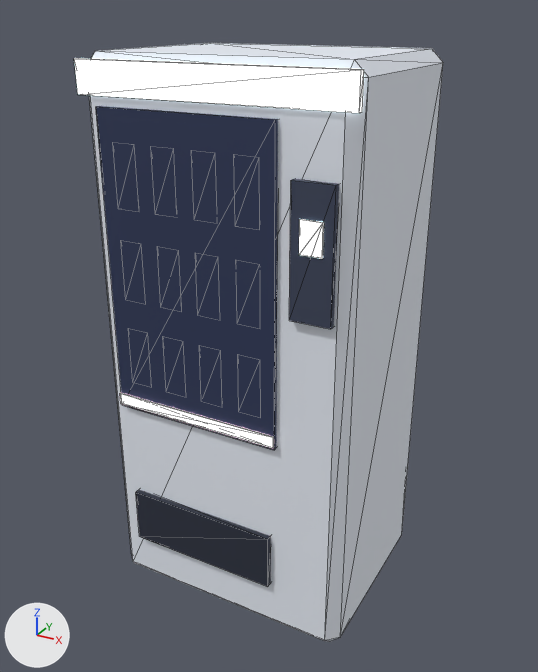
A saved change to the glTF model foxspy/models/kit-tokyo-decor-3.glb.
Rendered twice from a 50 mm lens placed at (1.17, -1.52, 2.01), pointed at (0.05, 0.52, 1.0). The lights are fixed; the arrows at lower left show +X, +Y and +Z. The picture after the commit comes second. Mesh edges are drawn as thin lines. Vertices at exactly the same position are counted once.

Objects in the first picture: 'kit-tokyo-decor-3'.
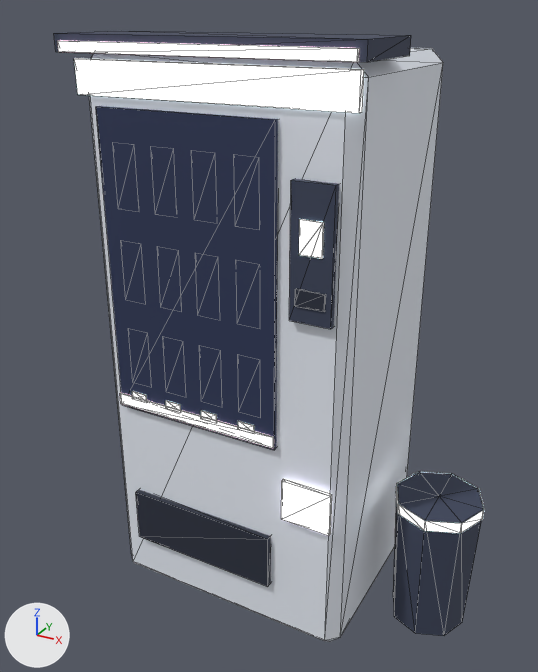
Where the change shows, as pixel boxes (x1, y1, x2, y2) in the pictures (538 x 672 px):
'kit-tokyo-decor-3', reshaped (16% wider)
    before: (74, 43, 443, 642)
    after: (54, 30, 484, 642)
part 1 of me_kit_tokyo_decor_3, added (blue)
    after: (54, 30, 411, 62)
part 2 of me_kit_tokyo_decor_3, added
    after: (295, 289, 325, 312)
part 3 of me_kit_tokyo_decor_3, added (blue)
    after: (393, 472, 484, 636)
part 4 of me_kit_tokyo_decor_3, added
    after: (57, 41, 360, 62)
part 5 of me_kit_tokyo_decor_3, added
    after: (132, 391, 147, 400)
part 6 of me_kit_tokyo_decor_3, added
    after: (165, 400, 181, 410)
part 7 of me_kit_tokyo_decor_3, added
    after: (201, 410, 217, 420)
part 8 of me_kit_tokyo_decor_3, added
    after: (238, 421, 255, 431)
part 9 of me_kit_tokyo_decor_3, added
    after: (281, 479, 332, 536)
part 10 of me_kit_tokyo_decor_3, added
    after: (396, 472, 484, 533)

The change in detail:
me_kit_tokyo_decor_3 is used by ob_kit_tokyo_decor_3; location (0.0, 0.0, 0.0).
me_kit_tokyo_decor_3 had 168 vertices, 260 faces and spanned x -0.45..0.45, y 0.23..0.95, z 0.0..1.9.
me_kit_tokyo_decor_3 now has 266 vertices, 404 faces and spans x -0.48..0.81, y 0.19..0.95, z 0.0..1.95.
me_kit_tokyo_decor_3 part 1: a new loose piece, a box spanning x -0.48..0.48, y 0.2..0.5, z 1.9..1.95, in mat_main.
me_kit_tokyo_decor_3 part 2: a new loose piece, a box spanning x 0.29..0.38, y 0.225..0.235, z 1.25..1.3, in mat_main.
me_kit_tokyo_decor_3 part 3: a new loose piece, an 8-sided cut cone along z (radius 0.13 at the low end, 0.15 at the high end) spanning x 0.51..0.81, y 0.45..0.75, z 0.0..0.5, in mat_main.
me_kit_tokyo_decor_3 part 4: a new loose piece, a box spanning x -0.46..0.46, y 0.19..0.2, z 1.9..1.93, in mat_glow.
me_kit_tokyo_decor_3 part 5: a new loose piece, a box spanning x -0.33..-0.27, y 0.232..0.236, z 0.79..0.82, in mat_glow.
me_kit_tokyo_decor_3 part 6: a new loose piece, a box spanning x -0.19..-0.13, y 0.232..0.236, z 0.79..0.82, in mat_glow.
me_kit_tokyo_decor_3 part 7: a new loose piece, a box spanning x -0.05..0.01, y 0.232..0.236, z 0.79..0.82, in mat_glow.
me_kit_tokyo_decor_3 part 8: a new loose piece, a box spanning x 0.09..0.15, y 0.232..0.236, z 0.79..0.82, in mat_glow.
me_kit_tokyo_decor_3 part 9: a new loose piece, a box spanning x 0.25..0.42, y 0.23..0.24, z 0.5..0.65, in mat_glow.
me_kit_tokyo_decor_3 part 10: a new loose piece of 16 vertices spanning x 0.51..0.81, y 0.45..0.75, z 0.46..0.5, in mat_glow.
